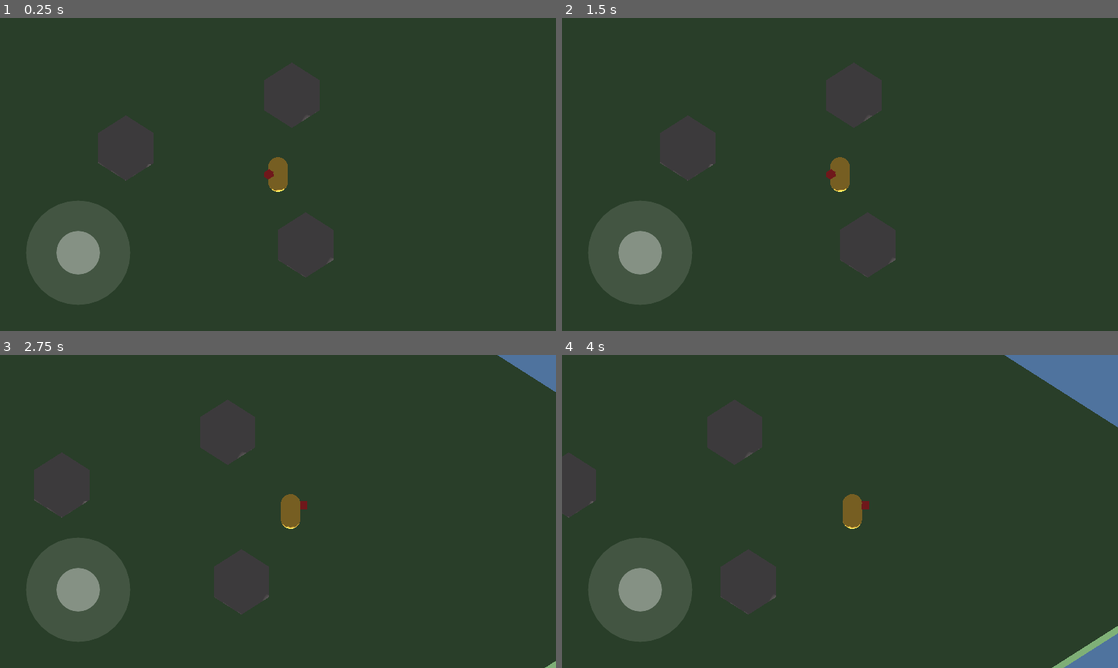
Above: before the commit, frames 1-4 (two rows, left to right).
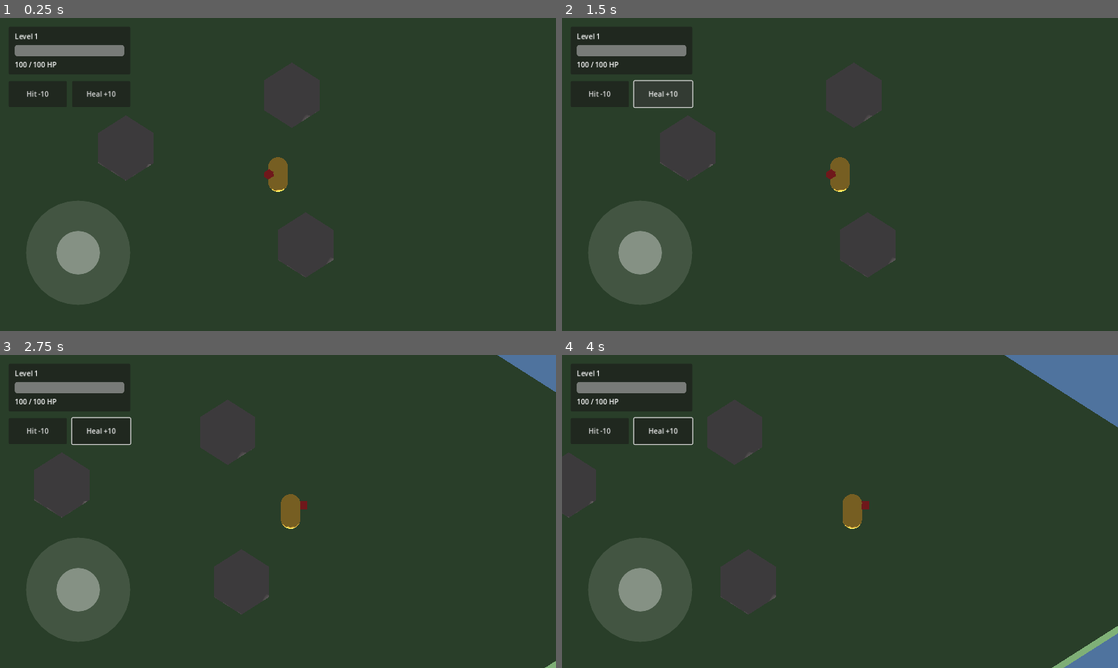
Above: after the commit, the same moments.

Repository: Airmaxx89/Test2
Game: Godot game, scene res://scenes/world/test_world.tscn
Same seed, same stepped clock (60 frames per second), same inputs: the game is played once before the commit and once after it.
Inputs (mouse positions are in pixels of both pictures, inside the frame that each line leads up to):
- Up to frame 1 (0.25 s): no input
- Up to frame 2 (1.5 s): click (600, 93) at 0.5 s, where only the run after the commit has a clickable "Hit -10"; click (662, 93) at 1.25 s, where only the run after the commit has a clickable "Heal +10"
- Up to frame 3 (2.75 s): tap Enter at 2 s; move the mouse to (400, 495) at 2.02 s; hold D (move_right) from 2.03 s (still down); click (400, 495) at 2.17 s
- Up to frame 4 (4 s): release D (move_right) at 2.75 s; drag from (728, 527) to (812, 574) at 2.77 s; tap Space at 3.5 s; move the mouse to (895, 442) at 3.52 s; hold D (move_right) from 3.53 s (still down); click (895, 442) at 3.67 s

The runs differ from the first frame. In frame 1, 0.9% of the frame differs, in the area x 2-23%, y 4-26%; in frame 2, 1.1%, in the area x 2-24%, y 4-29%; in frame 3, 1.0%; in frame 4, 1.0%.

Commit message:
Add resource-based stats and health with HUD
Step 2 of the vertical slice: HP, damage and level as data-driven stats,
plus a runtime health component and a HUD to see it.

- CharacterStats resource (max_health, attack_damage, level); player
  values in resources/player_stats.tres
- Health node component with health_changed/died signals, reusable for
  enemies later
- Player HUD showing level and an HP bar, bound via signals
- Temporary debug buttons (Hit/Heal) to test damage until real combat
  exists in Step 3

Co-Authored-By: Claude Opus 4.8 <noreply@anthropic.com>
Claude-Session: https://claude.ai/code/session_018fZMuoecYsZD7NadC1wsMe

Diff:
--- /dev/null
+++ b/resources/player_stats.tres
@@ -0,0 +1,10 @@
+[gd_resource type="Resource" script_class="CharacterStats" load_steps=2 format=3]
+
+[ext_resource type="Script" path="res://scripts/stats/character_stats.gd" id="1"]
+
+[resource]
+script = ExtResource("1")
+display_name = "Hero"
+level = 1
+max_health = 100
+attack_damage = 15
--- a/scenes/player/player.tscn
+++ b/scenes/player/player.tscn
@@ -1,6 +1,8 @@
-[gd_scene load_steps=7 format=3]
+[gd_scene load_steps=9 format=3]
 
 [ext_resource type="Script" path="res://scripts/player/player.gd" id="1"]
+[ext_resource type="Script" path="res://scripts/components/health.gd" id="2"]
+[ext_resource type="Resource" path="res://resources/player_stats.tres" id="3"]
 
 [sub_resource type="CapsuleShape3D" id="Shape_body"]
 radius = 0.5
@@ -33,3 +35,7 @@
 transform = Transform3D(1, 0, 0, 0, 1, 0, 0, 0, 1, 0, 0.4, 0.6)
 mesh = SubResource("Mesh_face")
 surface_material_override/0 = SubResource("Mat_face")
+
+[node name="Health" type="Node" parent="."]
+script = ExtResource("2")
+stats = ExtResource("3")
--- /dev/null
+++ b/scenes/ui/player_hud.tscn
@@ -0,0 +1,62 @@
+[gd_scene load_steps=2 format=3]
+
+[ext_resource type="Script" path="res://scripts/ui/player_hud.gd" id="1"]
+
+[node name="PlayerHUD" type="Control"]
+layout_mode = 3
+anchors_preset = 15
+anchor_right = 1.0
+anchor_bottom = 1.0
+mouse_filter = 2
+script = ExtResource("1")
+
+[node name="Panel" type="Panel" parent="."]
+layout_mode = 1
+offset_left = 20.0
+offset_top = 20.0
+offset_right = 300.0
+offset_bottom = 130.0
+
+[node name="VBox" type="VBoxContainer" parent="Panel"]
+layout_mode = 1
+anchors_preset = 15
+anchor_right = 1.0
+anchor_bottom = 1.0
+offset_left = 14.0
+offset_top = 12.0
+offset_right = -14.0
+offset_bottom = -12.0
+theme_override_constants/separation = 8
+
+[node name="LevelLabel" type="Label" parent="Panel/VBox"]
+layout_mode = 2
+text = "Level 1"
+
+[node name="HealthBar" type="ProgressBar" parent="Panel/VBox"]
+custom_minimum_size = Vector2(0, 26)
+layout_mode = 2
+max_value = 100.0
+value = 100.0
+show_percentage = false
+
+[node name="HealthLabel" type="Label" parent="Panel/VBox"]
+layout_mode = 2
+text = "100 / 100 HP"
+
+[node name="DebugButtons" type="HBoxContainer" parent="."]
+layout_mode = 1
+offset_left = 20.0
+offset_top = 145.0
+offset_right = 300.0
+offset_bottom = 205.0
+theme_override_constants/separation = 12
+
+[node name="DamageButton" type="Button" parent="DebugButtons"]
+custom_minimum_size = Vector2(134, 60)
+layout_mode = 2
+text = "Hit -10"
+
+[node name="HealButton" type="Button" parent="DebugButtons"]
+custom_minimum_size = Vector2(134, 60)
+layout_mode = 2
+text = "Heal +10"
--- a/scenes/world/test_world.tscn
+++ b/scenes/world/test_world.tscn
@@ -1,9 +1,10 @@
-[gd_scene load_steps=12 format=3]
+[gd_scene load_steps=13 format=3]
 
 [ext_resource type="Script" path="res://scripts/world/test_world.gd" id="1"]
 [ext_resource type="PackedScene" path="res://scenes/player/player.tscn" id="2"]
 [ext_resource type="Script" path="res://scripts/camera/iso_camera.gd" id="3"]
 [ext_resource type="PackedScene" path="res://scenes/ui/virtual_joystick.tscn" id="4"]
+[ext_resource type="PackedScene" path="res://scenes/ui/player_hud.tscn" id="5"]
 
 [sub_resource type="Environment" id="Env"]
 background_mode = 1
@@ -94,3 +95,5 @@
 [node name="HUD" type="CanvasLayer" parent="."]
 
 [node name="VirtualJoystick" parent="HUD" instance=ExtResource("4")]
+
+[node name="PlayerHUD" parent="HUD" instance=ExtResource("5")]
--- /dev/null
+++ b/scripts/components/health.gd
@@ -0,0 +1,35 @@
+extends Node
+class_name Health
+## Runtime health for any character. Initialized from a CharacterStats resource.
+## Emits signals so UI and gameplay can react without hard coupling.
+
+signal health_changed(current: int, maximum: int)
+signal died
+
+@export var stats: CharacterStats
+
+var maximum: int = 1
+var current: int = 1
+
+func _ready() -> void:
+	if stats != null:
+		maximum = maxi(1, stats.max_health)
+	current = maximum
+	health_changed.emit(current, maximum)
+
+func take_damage(amount: int) -> void:
+	if amount <= 0 or not is_alive():
+		return
+	current = clampi(current - amount, 0, maximum)
+	health_changed.emit(current, maximum)
+	if current == 0:
+		died.emit()
+
+func heal(amount: int) -> void:
+	if amount <= 0 or not is_alive():
+		return
+	current = clampi(current + amount, 0, maximum)
+	health_changed.emit(current, maximum)
+
+func is_alive() -> bool:
+	return current > 0
--- /dev/null
+++ b/scripts/stats/character_stats.gd
@@ -0,0 +1,10 @@
+extends Resource
+class_name CharacterStats
+## Data-driven stat block for a character type (player or enemy).
+## This is configuration only — runtime values like current health live in the
+## Health component, so the same resource can be shared safely.
+
+@export var display_name: String = "Character"
+@export_range(1, 999) var level: int = 1
+@export_range(1, 99999) var max_health: int = 100
+@export_range(0, 99999) var attack_damage: int = 10
--- /dev/null
+++ b/scripts/ui/player_hud.gd
@@ -0,0 +1,36 @@
+extends Control
+## Displays the player's level and health, and (temporarily) exposes debug
+## buttons to test damage/heal. Purely a view: it reacts to Health signals and
+## calls back into Health for the debug buttons.
+## NOTE: the debug buttons are temporary and will be removed once real combat
+## deals damage (Step 3).
+
+@export var debug_amount: int = 10
+
+@onready var _level_label: Label = $Panel/VBox/LevelLabel
+@onready var _health_bar: ProgressBar = $Panel/VBox/HealthBar
+@onready var _health_label: Label = $Panel/VBox/HealthLabel
+@onready var _damage_button: Button = $DebugButtons/DamageButton
+@onready var _heal_button: Button = $DebugButtons/HealButton
+
+var _health: Health
+
+func bind_health(health: Health, stats: CharacterStats) -> void:
+	_health = health
+	if stats != null:
+		_level_label.text = "Level %d" % stats.level
+	health.health_changed.connect(_on_health_changed)
+	_damage_button.pressed.connect(_on_damage_pressed)
+	_heal_button.pressed.connect(_on_heal_pressed)
+	_on_health_changed(health.current, health.maximum)
+
+func _on_health_changed(current: int, maximum: int) -> void:
+	_health_bar.max_value = maximum
+	_health_bar.value = current
+	_health_label.text = "%d / %d HP" % [current, maximum]
+
+func _on_damage_pressed() -> void:
+	_health.take_damage(debug_amount)
+
+func _on_heal_pressed() -> void:
+	_health.heal(debug_amount)
--- a/scripts/world/test_world.gd
+++ b/scripts/world/test_world.gd
@@ -5,7 +5,11 @@
 @onready var _player: CharacterBody3D = $Player
 @onready var _camera_rig: Node3D = $CameraRig
 @onready var _joystick: Control = $HUD/VirtualJoystick
+@onready var _hud = $HUD/PlayerHUD
 
 func _ready() -> void:
 	_camera_rig.set_target(_player)
 	_joystick.direction_changed.connect(_player.set_move_input)
+
+	var health: Health = _player.get_node("Health")
+	_hud.bind_health(health, health.stats)
Not shown, changed: README.md
